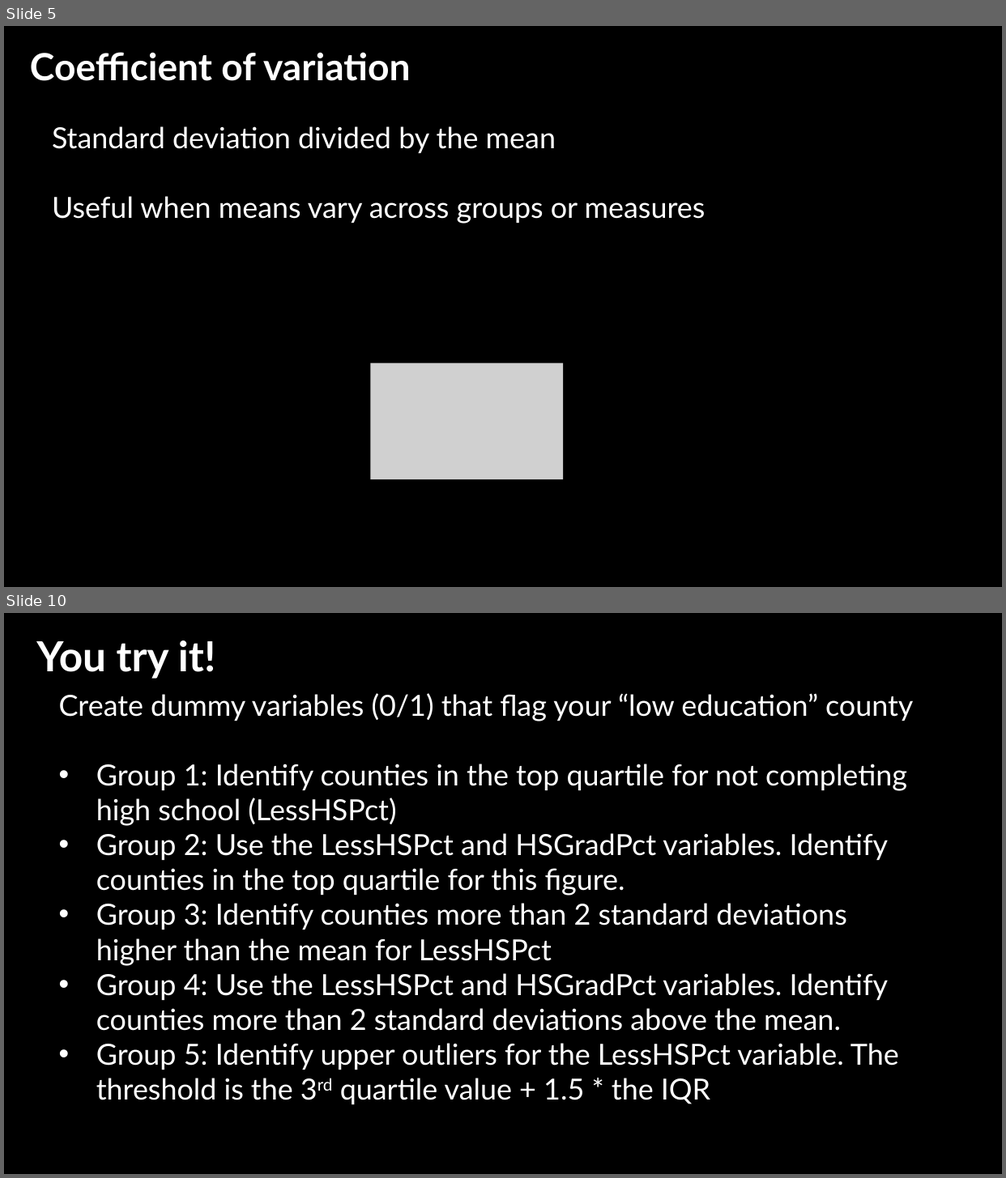
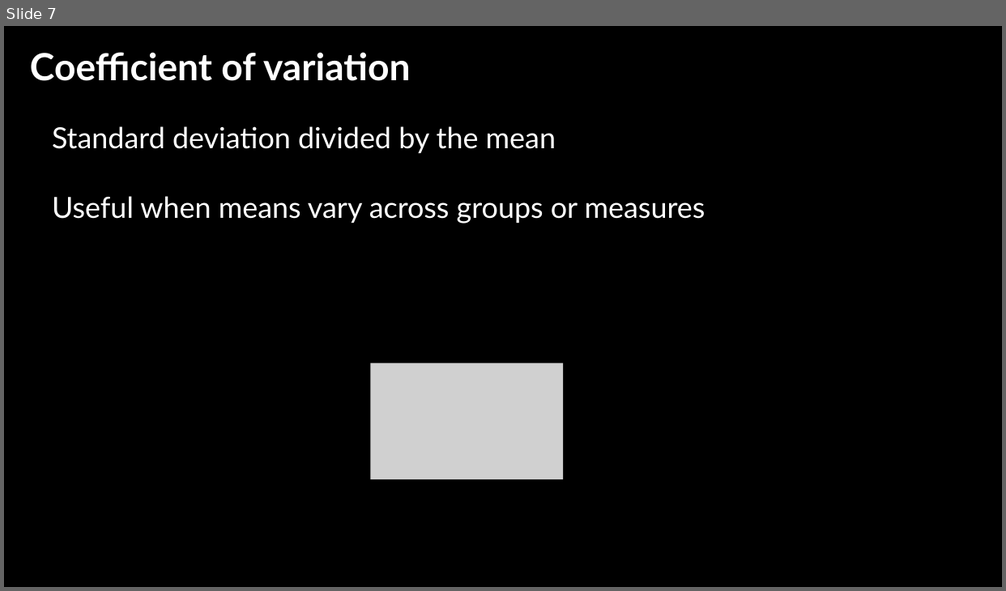
Before and after one commit to jshannon75/geog4300, a slide deck: in_class_slides/previous year slides/geog4300_W04-1 Classification and descriptive stats.pptx. Shown one above the other, each under a label of ours: slides 5 and 10 before the commit, slide 7 after it; the slides between them are not shown. The pictures are 1006x1178 and 1006x591 pixels, drawn with LibreOffice and Linux fonts; fonts in the diff are those of the drawing; grey boxes stand for pictures; background and template pictures are left out. Boxes give left, top, right and bottom in pixels: in the first picture for what was removed or moved away, otherwise in the second. Text is boxed around its words. In the diff, an @@ line names an element or a change of style, - is before the commit and + after.

```diff
--- a/in_class_slides/previous year slides/geog4300_W04-1 Classification and descriptive stats.pptx
+++ b/in_class_slides/previous year slides/geog4300_W04-1 Classification and descriptive stats.pptx
@@ slide 10 removed at box(4, 613, 1002, 1174), background picture (left out) @@
@@ text removed at box(36, 641, 216, 679) @@
-You try it!
@@ text removed at box(59, 693, 913, 1105) @@
-Create dummy variables (0/1) that flag your “low education” county
-• Group 1: Identify counties in the top quartile for not completing high school (LessHSPct)
-• Group 2: Use the LessHSPct and HSGradPct variables. Identify counties in the top quartile for this figure.
-• Group 3: Identify counties more than 2 standard deviations higher than the mean for LessHSPct
-• Group 4: Use the LessHSPct and HSGradPct variables. Identify counties more than 2 standard deviations above the mean.
-• Group 5: Identify upper outliers for the LessHSPct variable. The threshold is the 3rd quartile value + 1.5 * the IQR
@@ what was slide 5 is now slide 7 @@
```
Also in this commit, not shown: 3 slides changed, 5 slides added, 3 other slides removed, 6 other files.
